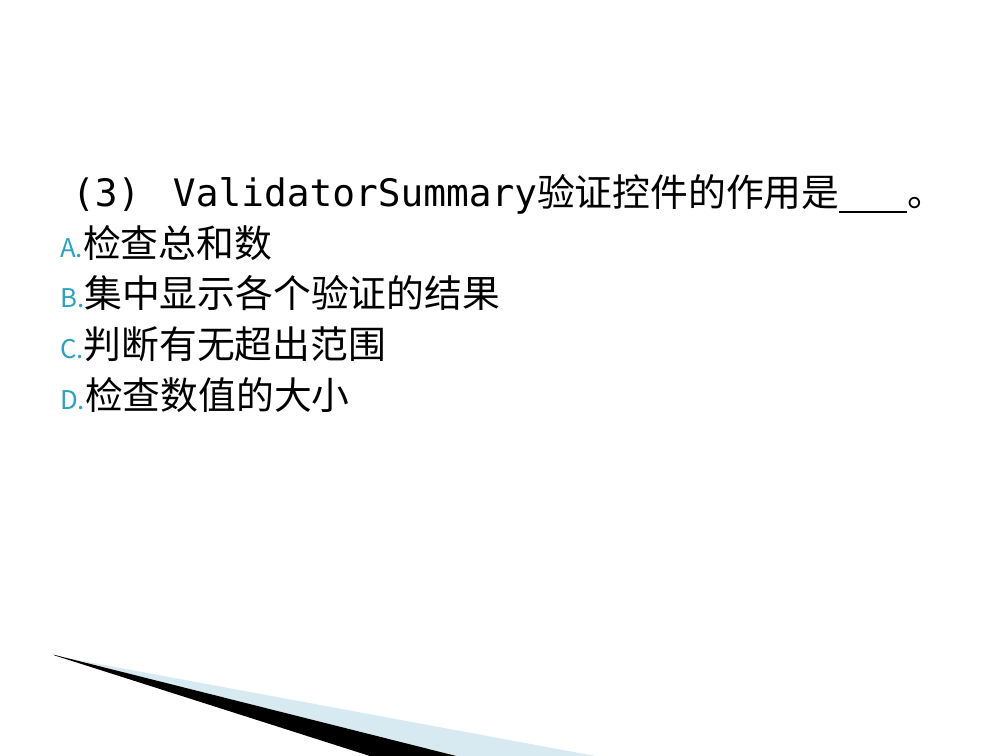
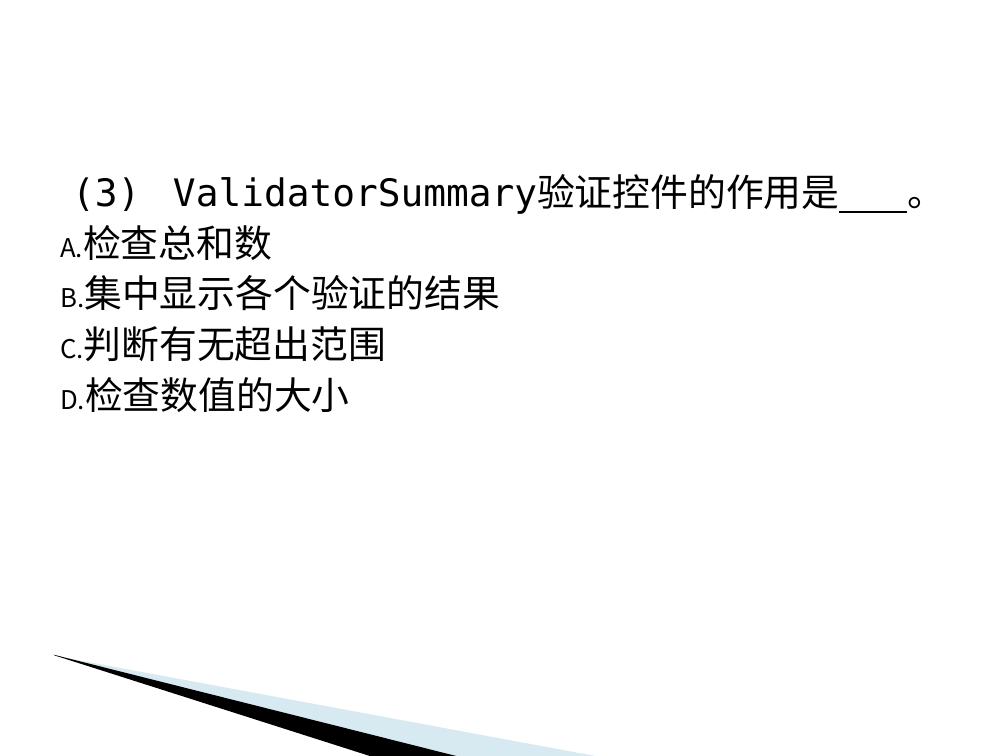
Before and after one commit to BingQiang-Zhou7/ASP-.NET, a slide deck: slide 20 of Document/Courseware/第6章 数据验证.ppt. Drawn at 1008x756 pixels with LibreOffice and Linux fonts; fonts in the diff are those of the drawing; background and template pictures are left out. Boxes give left, top, right and bottom in pixels: in the first picture for what was removed or moved away, otherwise in the second. Text is boxed around its words. In the diff, an @@ line names an element or a change of style, - is before the commit and + after.

```diff
--- a/Document/Courseware/第6章 数据验证.ppt
+++ b/Document/Courseware/第6章 数据验证.ppt
@@ text at (83,225,500,412): bullet colour #2DA2BF to #000000 @@
```
Also in this commit, not shown: 4 other slides changed, 4 other files.
